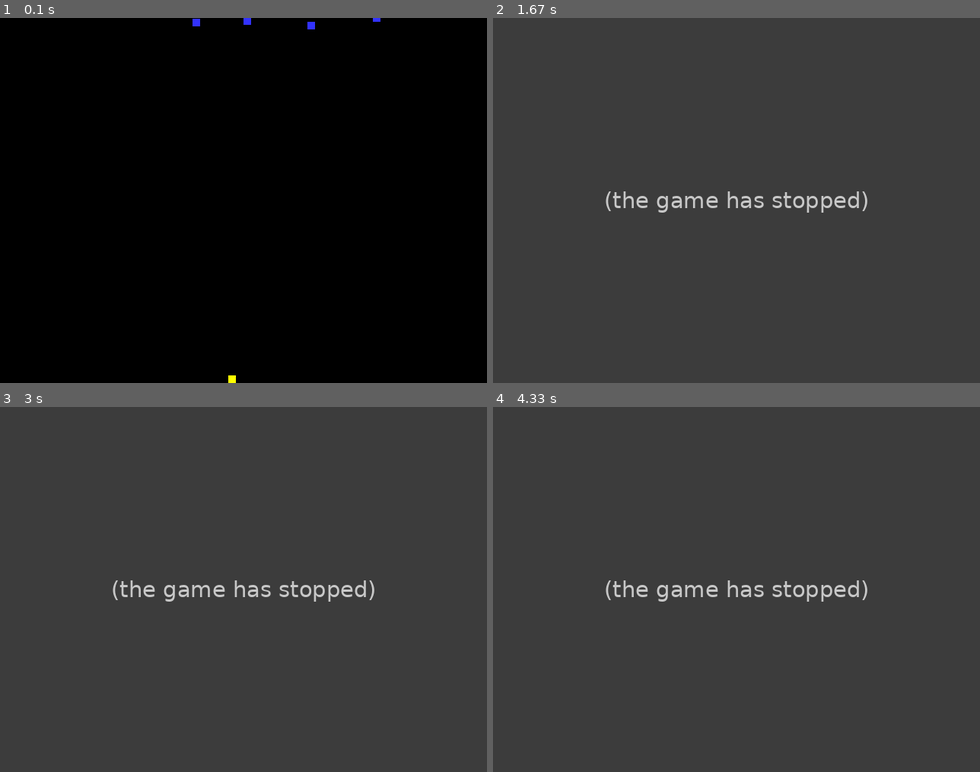
Above: before the commit, frames 1-4 (two rows, left to right).
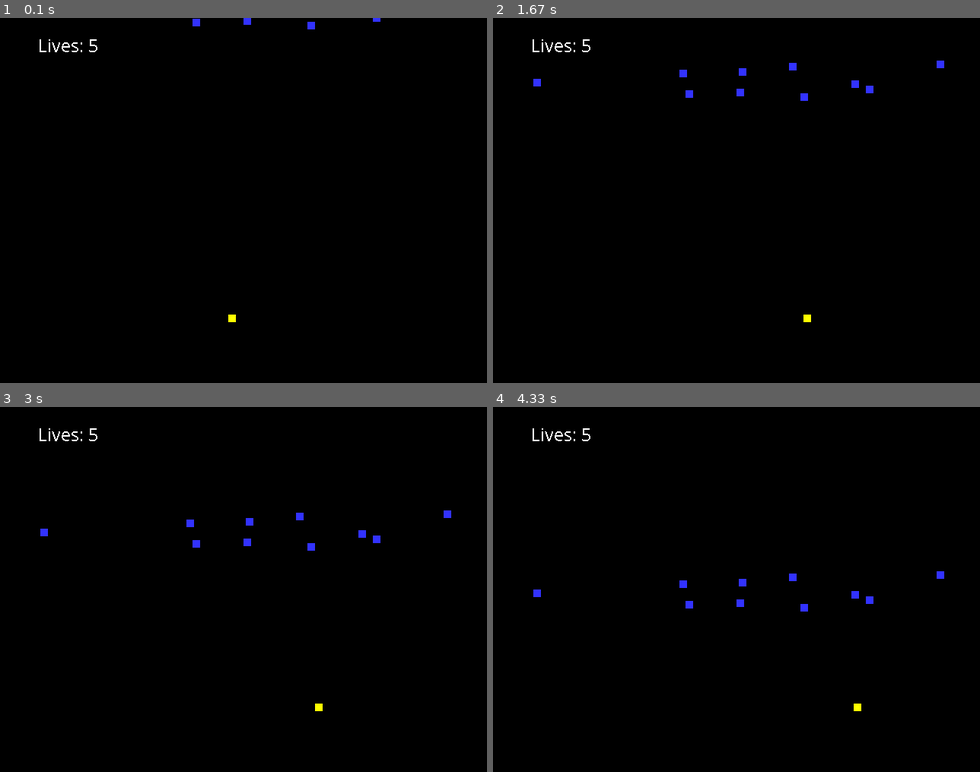
Above: after the commit, the same moments.

Repository: BiggsSG/Biggs-ACS-Tasks
Game: pygame game, started from Pygame/Invaders.py
Same seed, same stepped clock (60 frames per second), same inputs: the game is played once before the commit and once after it.
Inputs:
- Up to frame 1 (0.1 s): no input
- Up to frame 2 (1.67 s): hold Right 0.33-0.8 s; hold Right 0.83-1.3 s; hold Left from 1.33 s (still down)
- Up to frame 3 (3 s): release Left at 1.87 s; hold Left 1.9-2.3 s; hold Right 2.33-2.97 s
- Up to frame 4 (4.33 s): hold Left 3-3.47 s; hold Right 3.5-3.97 s; hold Right from 4 s (still down)

The runs differ from the first frame. In frame 1, 0.2% of the frame differs, in the area x 8-49%, y 5-100%; in frame 2, 100%, in the area x 0-100%, y 0-100%; in frame 3, 100%; in frame 4, 100%.
Error before the commit: TypeError: player.player_set_speed() missing 1 required positional argument: 'num' (Invaders...; the game stopped at 0.33 s (later frames are placeholders)

Commit message:
Update Invaders.py

Diff:
--- a/Pygame/Invaders.py
+++ b/Pygame/Invaders.py
@@ -44,19 +44,28 @@
         # Set the position of the sprite
         self.rect = self.image.get_rect()
         self.rect.x = (300)
-        self.rect.y = (470)
+        self.rect.y = (400-height)
         # Set speed of the sprite
         self.speed = 0
+        # set the lives of player
+        self.lives = 5
          #End Procedure #End Class
     # Class update function - runs for each pass through the game loop
     def player_set_speed(self, num):
         self.speed = num
     def update(self):
         self.rect.x = self.rect.x + self.speed
+        if self.rect.x + self.speed >= 630:
+            self.rect.x = 630
+        elif self.rect.x  + self.speed <= 0:
+            self.rect.x = 0
 
 
 # -- Initialise PyGame
 pygame.init()
+pygame.font.init() # you have to call this at the start,
+                   # if you want to use this module.
+my_font = pygame.font.SysFont('Comic Sans MS', 25)
 
 # -- Blank Screen
 size = (640,480)
@@ -96,19 +105,26 @@
             done = True
         elif event.type == pygame.KEYDOWN: # - a key is down
             if event.key == pygame.K_LEFT: # - if the left key pressed
-                player.player_set_speed(-3) # speed set to -3
+                Player.player_set_speed(-3) # speed set to -3
             elif event.key == pygame.K_RIGHT: # - if the right key pressed
-                player.player_set_speed(3) # speed set to 3
+                Player.player_set_speed(3) # speed set to 3
         elif event.type == pygame.KEYUP: # - a key released
             if event.key == pygame.K_LEFT or event.key == pygame.K_RIGHT:
-                player.player_set_speed(0) # speed set to 0
+                Player.player_set_speed(0) # speed set to 0
     # -- Game logic goes after this comment
+    if Player.lives < 1:
+            pygame.quit()
     # -- when invader hits the player add 5 to score.
+    player_hit_group = pygame.sprite.spritecollide(Player, invader_group, True)
+    for foo in player_hit_group:
+        Player.lives = Player.lives - 1
     all_sprites_group.update()
     # -- Screen background is BLACK
     screen.fill (BLACK)
     # -- Draw here
     all_sprites_group.draw (screen)
+    text_surface = my_font.render('Lives: ' + str(Player.lives), False, (255, 255, 255))
+    screen.blit(text_surface, (50,20))
     # -- flip display to reveal new position of objects
     pygame.display.flip()
     # - The clock ticks over
